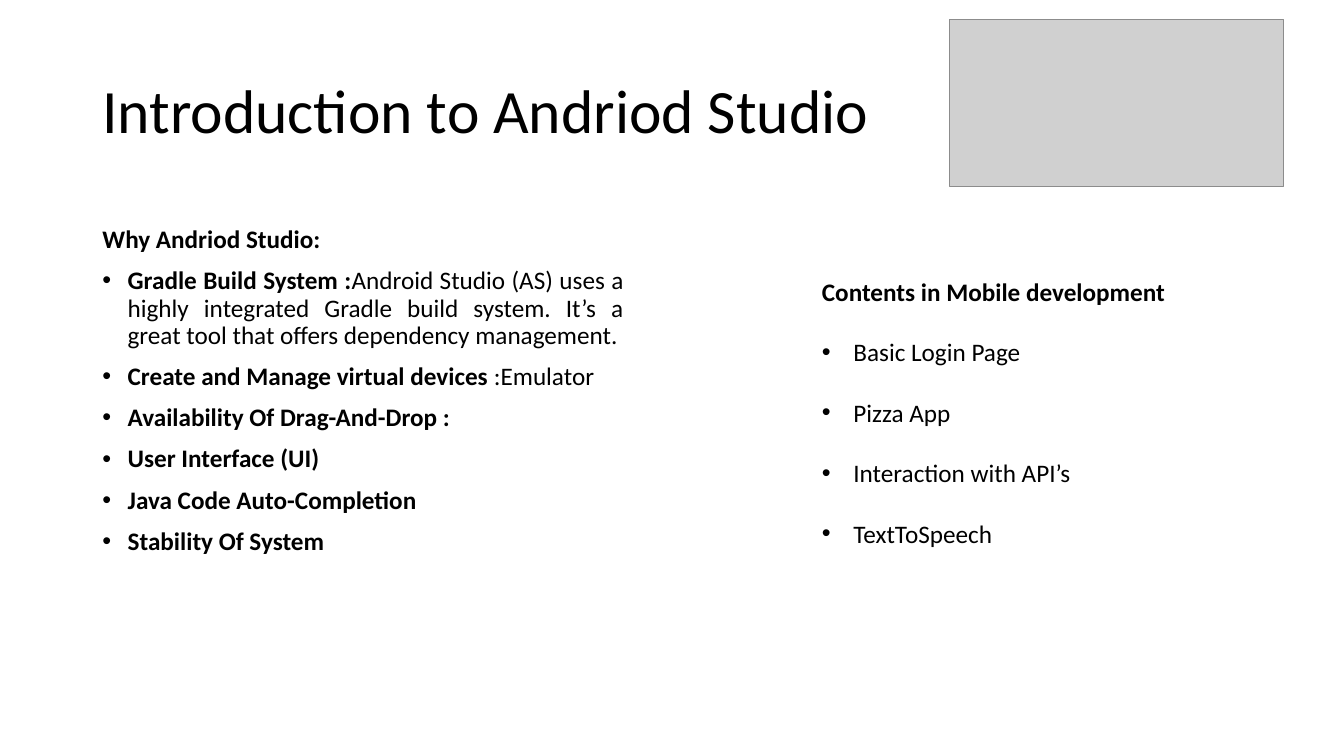
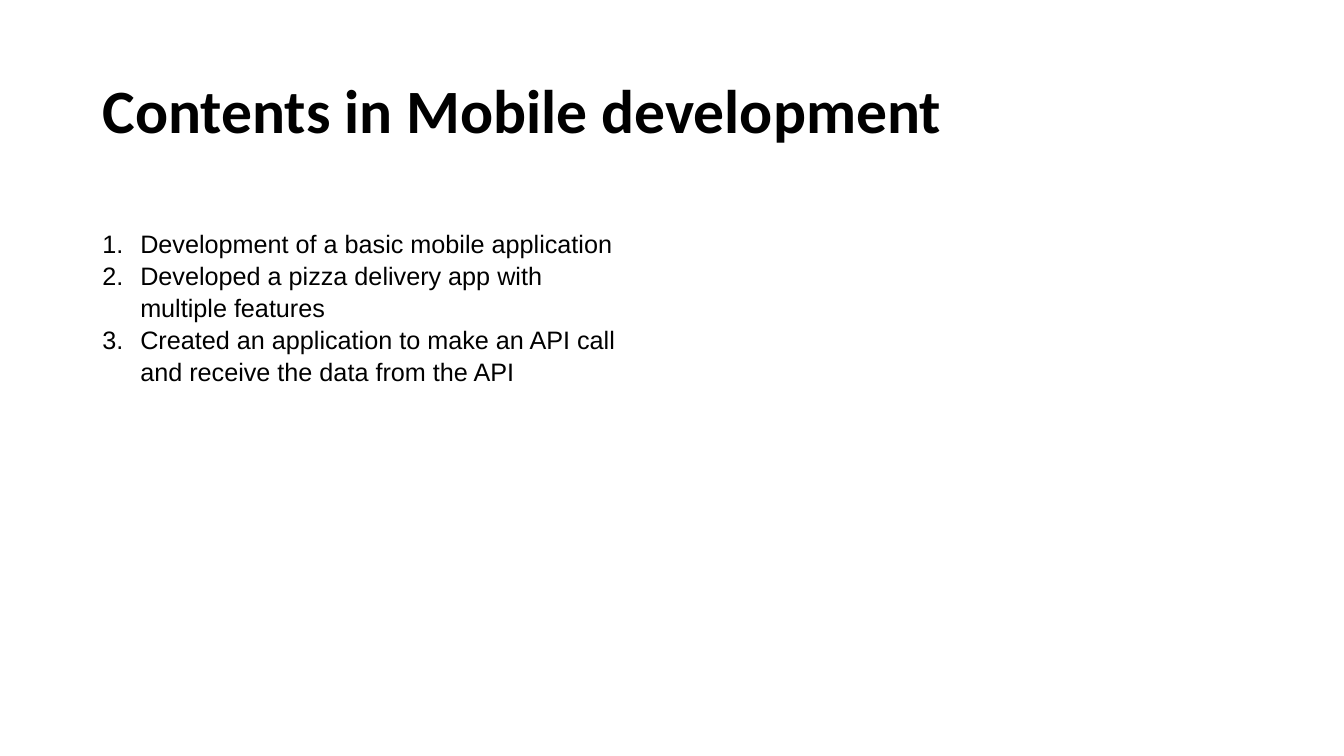
Before and after one commit to gollakousik123/Web_programming, a slide deck: slide 2 of WEB_Presentation-2/Web Development.pptx (slide 7 before the commit). Drawn at 1344x756 pixels with LibreOffice and Linux fonts; fonts in the diff are those of the drawing; grey boxes stand for pictures. Boxes give left, top, right and bottom in pixels: in the first picture for what was removed or moved away, otherwise in the second. Text is boxed around its words. In the diff, an @@ line names an element or a change of style, - is before the commit and + after.

Commit message:
presentation

```diff
--- a/WEB_Presentation-2/Web Development.pptx
+++ b/WEB_Presentation-2/Web Development.pptx
@@ picture removed at box(950, 19, 1284, 187) @@
@@ title at box(102, 89, 941, 143): text changed; bold on @@
-Introduction to Andriod Studio
+Contents in Mobile development
@@ text at box(140, 234, 615, 382): text changed; font Calibri to Arial; bold off @@
-Why Andriod Studio:
-• Gradle Build System :Android Studio (AS) uses a highly integrated Gradle build system. It’s a great tool that offers dependency management.
-• Create and Manage virtual devices :Emulator
-• Availability Of Drag-And-Drop :
-• User Interface (UI)
-• Java Code Auto-Completion
-• Stability Of System
+1. Development of a basic mobile application
+2. Developed a pizza delivery app with multiple features
+3. Created an application to make an API call and receive the data from the API
@@ text removed at box(822, 283, 1165, 547) @@
-Contents in Mobile development
-• Basic Login Page
-• Pizza App
-• Interaction with API’s
-• TextToSpeech
```
Also in this commit, not shown: 5 other slides changed, 1 slide added, 7 slides removed, 2 other files.
